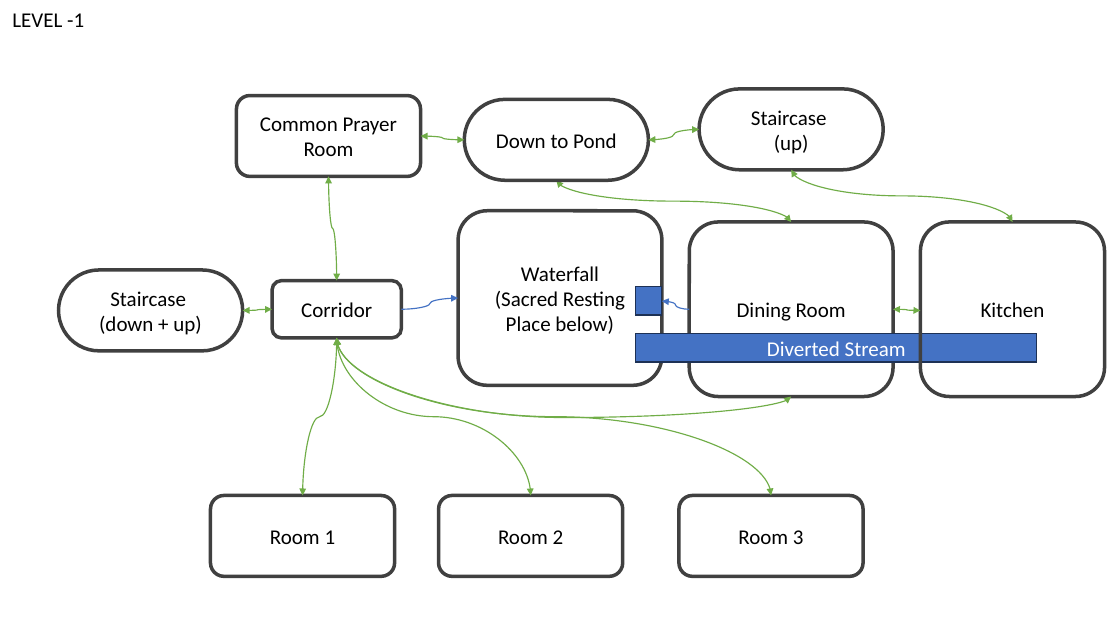
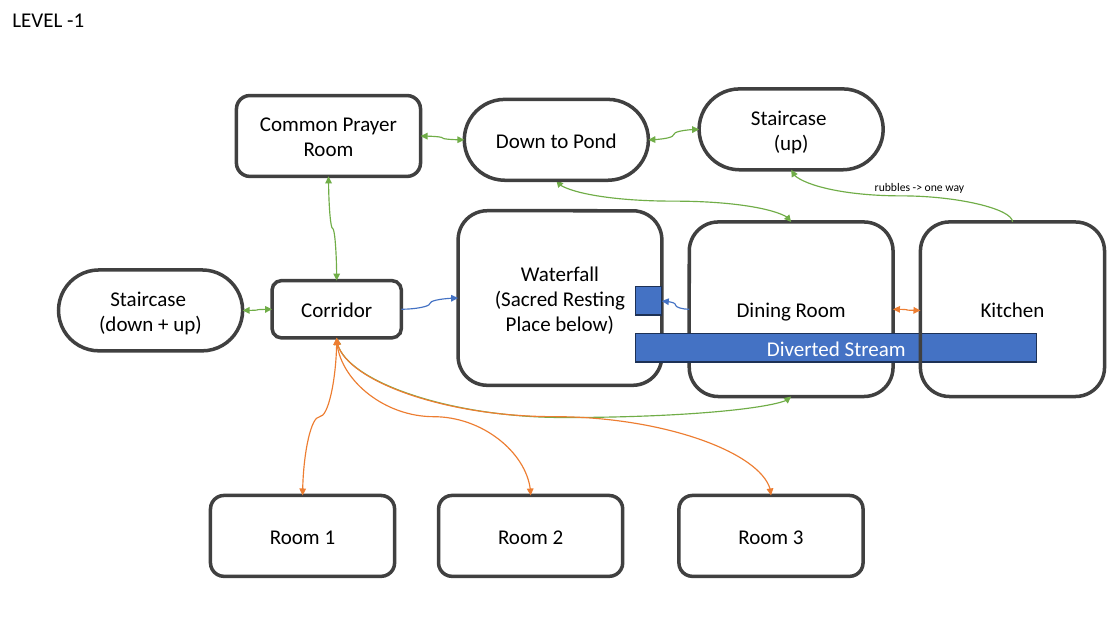
Before and after one commit to Tchetchouille/ijo-musi, a slide deck: slide 5 of Design Documents/Space/Temple Plan V1.pptx. Drawn at 1120x630 pixels with LibreOffice and Linux fonts; fonts in the diff are those of the drawing. Boxes give left, top, right and bottom in pixels: in the first picture for what was removed or moved away, otherwise in the second. Text is boxed around its words. In the diff, an @@ line names an element or a change of style, - is before the commit and + after.

```diff
--- a/Design Documents/Space/Temple Plan V1.pptx
+++ b/Design Documents/Space/Temple Plan V1.pptx
@@ curved double arrow (791, 170) - (1012, 222): curved double arrow to curved arrow @@
@@ text added at bbox=[875, 183, 964, 193], 10 pt, text #000000 @@
+rubbles -> one way
@@ curved double arrow (893, 309) - (921, 311): stroke #70AD47 1 pt to #ED7D31 1 pt @@
@@ curved double arrow (302, 496) - (337, 338): stroke #70AD47 1 pt to #ED7D31 1 pt @@
@@ curved double arrow (337, 338) - (531, 496): stroke #70AD47 1 pt to #ED7D31 1 pt @@
@@ curved double arrow (771, 496) - (337, 338): stroke #70AD47 1 pt to #ED7D31 1 pt @@
```
Also in this commit, not shown: 3 other slides changed, 49 other files.
